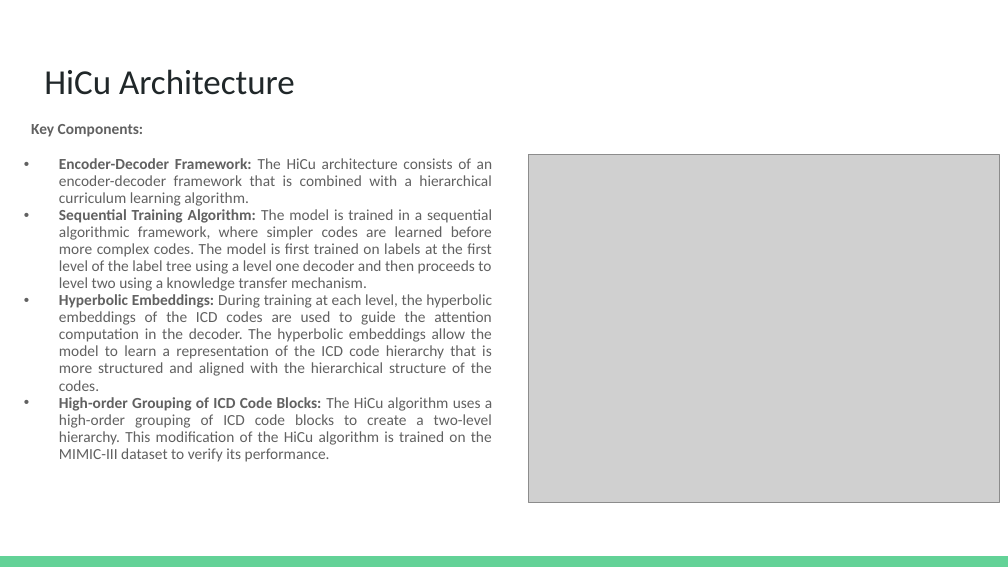
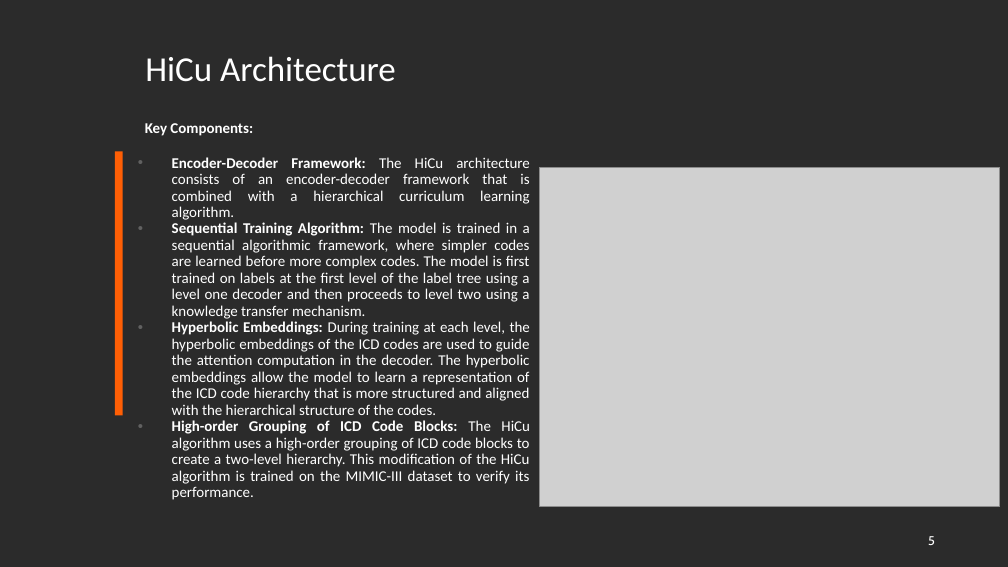
Before and after one commit to dbiswas0605/MCS-DS-CS598-DLH-HiCu, a slide deck: slide 5 of Presentation/CS598 DL4H Project Presentation.pptx. Drawn at 1008x567 pixels with LibreOffice and Linux fonts; fonts in the diff are those of the drawing; grey boxes stand for pictures; background and template pictures are left out; a plain dark background stands for a picture behind light text. Boxes give left, top, right and bottom in pixels: in the first picture for what was removed or moved away, otherwise in the second. Text is boxed around its words. In the diff, an @@ line names an element or a change of style, - is before the commit and + after.

```diff
--- a/Presentation/CS598 DL4H Project Presentation.pptx
+++ b/Presentation/CS598 DL4H Project Presentation.pptx
@@ background #FFFFFF to picture (left out) @@
@@ title "HiCu Architecture": place and size @@
-title "HiCu Architecture" at [44,69,295,95]
+title "HiCu Architecture" at [145,56,396,82]
@@ title "HiCu Architecture" at [145,56,396,82]: text colour #202729 to #FFFFFF @@
@@ text "Key Components:": place and size @@
-text "Key Components:" at [31,124,492,462]
+text "Key Components:" at [145,123,530,500]
@@ text "Key Components:" at [145,123,530,500]: size 11 to 10.7 pt, text colour #616161 to #FFFFFF; indent changed @@
@@ rectangle added at [115,151,123,415], fill #FF5F05 @@
@@ picture: place and size @@
-picture at [528,154,999,502]
+picture at [540,167,1000,507]
@@ page number added at [928,536,935,545], 9 pt, text #FFFFFF @@
+5
@@ rectangle removed at [0,556,1008,567] @@
```
Also in this commit, not shown: 13 other slides changed, 1 slide added, 1 other file.
